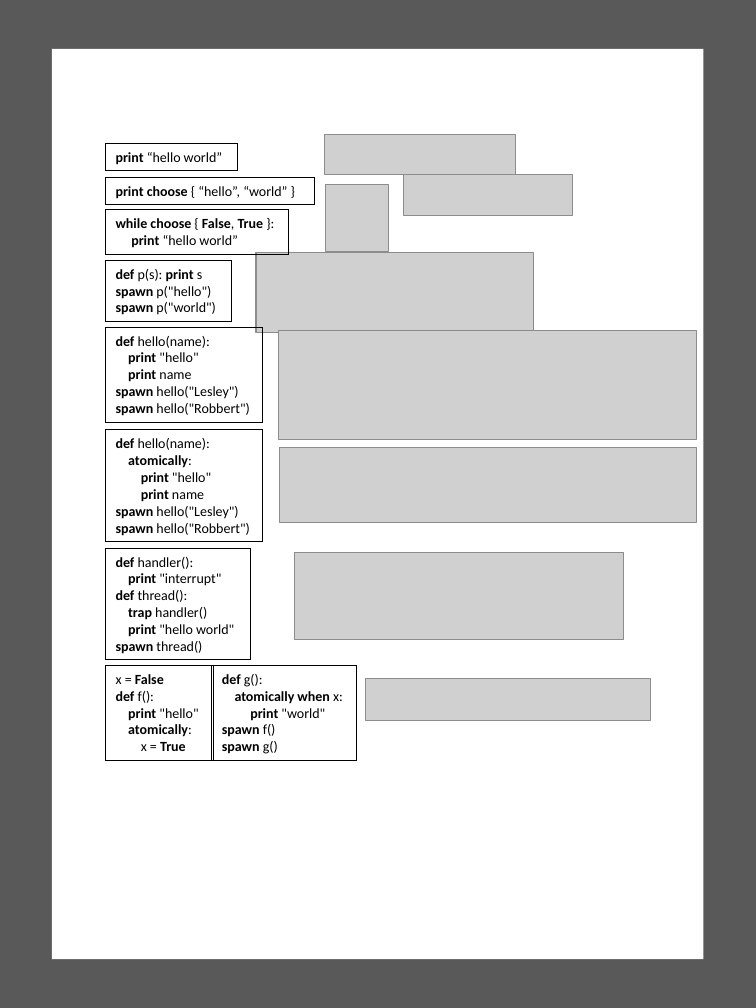
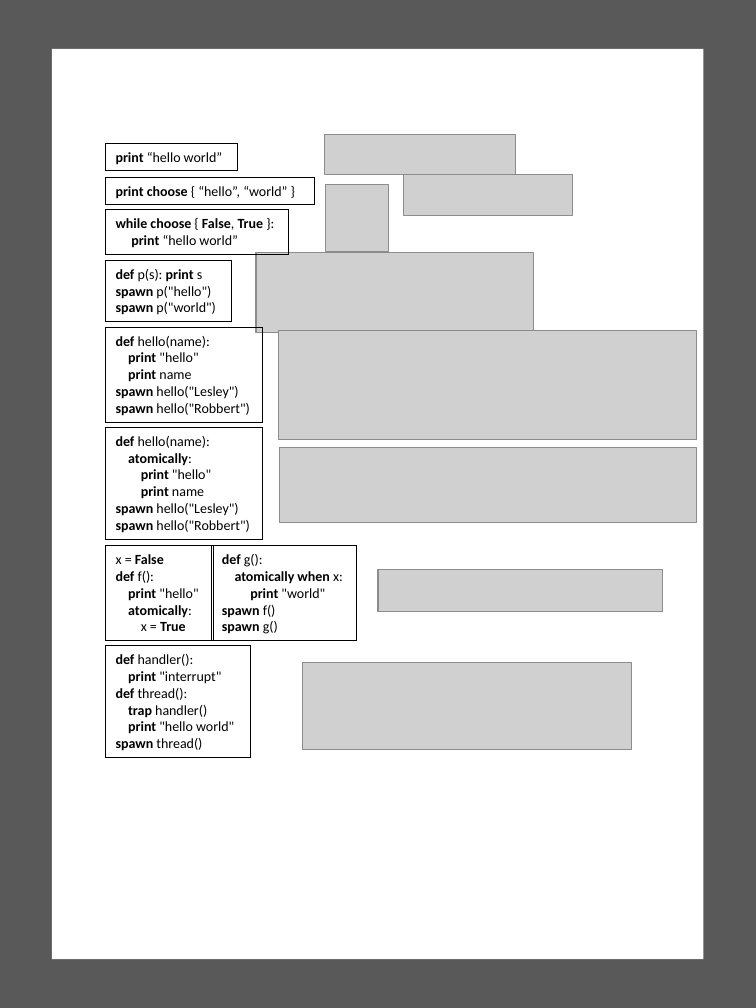
Before and after one commit to harmonylang/harmony, a slide deck: slide 1 of paper/hello.pptx. Drawn at 756x1008 pixels with LibreOffice and Linux fonts; fonts in the diff are those of the drawing; grey boxes stand for pictures. Boxes give left, top, right and bottom in pixels: in the first picture for what was removed or moved away, otherwise in the second. Text is boxed around its words. In the diff, an @@ line names an element or a change of style, - is before the commit and + after.

```diff
--- a/paper/hello.pptx
+++ b/paper/hello.pptx
@@ rectangle "x = False": place and size @@
-rectangle "x = False" at box(106, 665, 214, 760)
+rectangle "x = False" at box(106, 545, 214, 640)
@@ rectangle "def g():": place and size @@
-rectangle "def g():" at box(212, 665, 357, 760)
+rectangle "def g():" at box(212, 545, 357, 640)
@@ picture: place and size @@
-picture at box(366, 678, 651, 721)
+picture at box(378, 570, 663, 612)
@@ rectangle "def handler():": place and size @@
-rectangle "def handler():" at box(106, 548, 251, 660)
+rectangle "def handler():" at box(106, 646, 251, 758)
@@ picture: place and size @@
-picture at box(294, 552, 623, 639)
+picture at box(302, 662, 631, 749)
```
Also in this commit, not shown: 2 other files.
